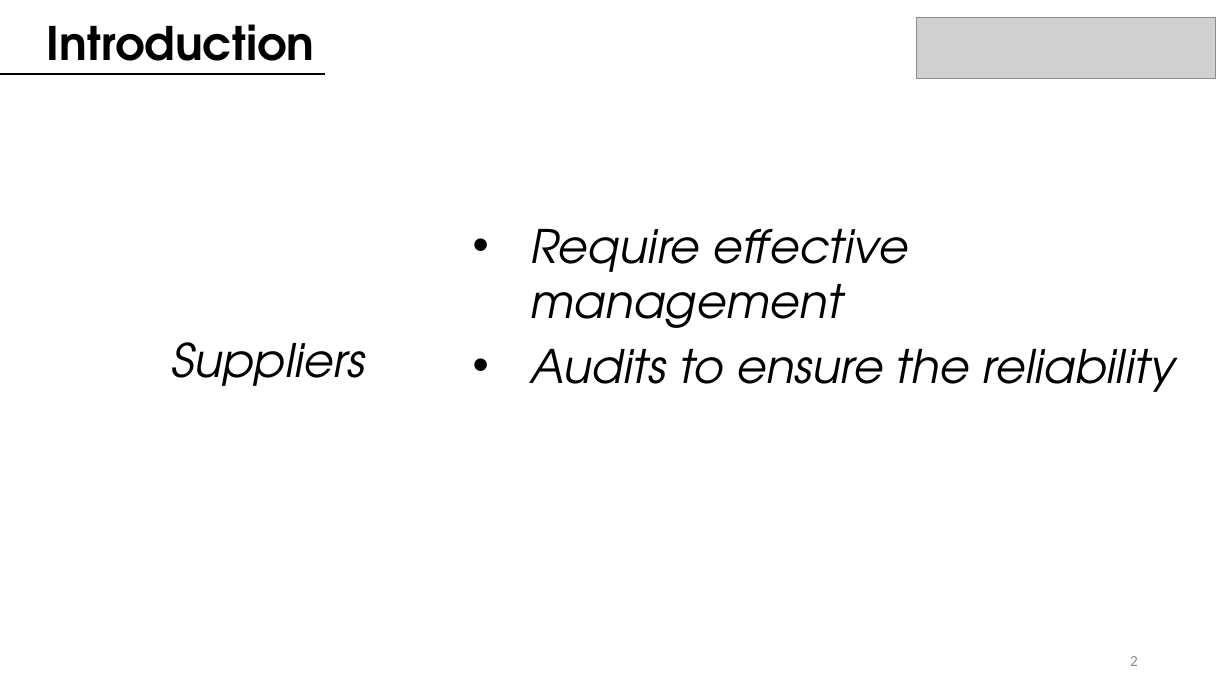
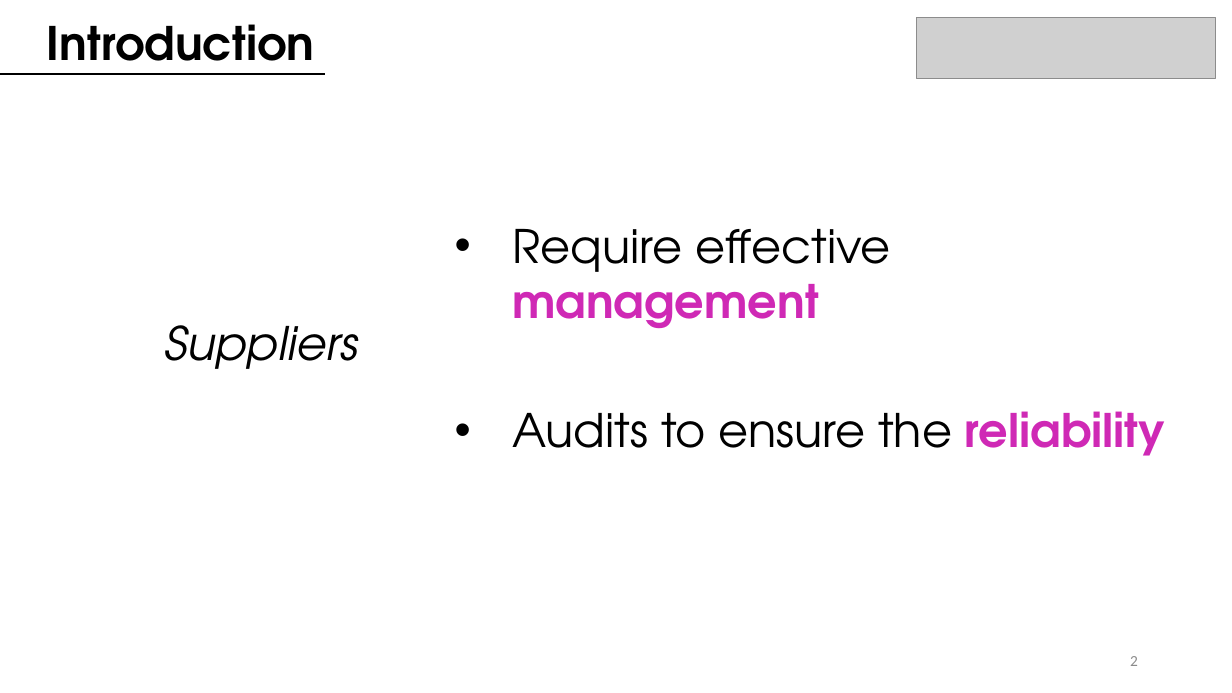
Before and after one commit to juanbeta98/DataScienceStudyCase, a slide deck: slide 3 of BMW ML Case Study.pptx. Drawn at 1232x693 pixels with LibreOffice and Linux fonts; fonts in the diff are those of the drawing; grey boxes stand for pictures. Boxes give left, top, right and bottom in pixels: in the first picture for what was removed or moved away, otherwise in the second. Text is boxed around its words. In the diff, an @@ line names an element or a change of style, - is before the commit and + after.

```diff
--- a/BMW ML Case Study.pptx
+++ b/BMW ML Case Study.pptx
@@ text "Require effective management": place and size @@
-text "Require effective management" at <box>530,229,1175,392</box>
+text "Require effective management" at <box>512,229,1165,456</box>
@@ text "Require effective management" at <box>512,229,1165,456</box>: text colour #000000 to #CF29B5, bold on in "management", "reliability"; italic off @@
@@ text "Suppliers": place and size @@
-text "Suppliers" at <box>171,342,365,386</box>
+text "Suppliers" at <box>164,325,358,369</box>
```
Also in this commit, not shown: 1 other slide changed, 3 slides added, 1 slide removed, 5 other files.
